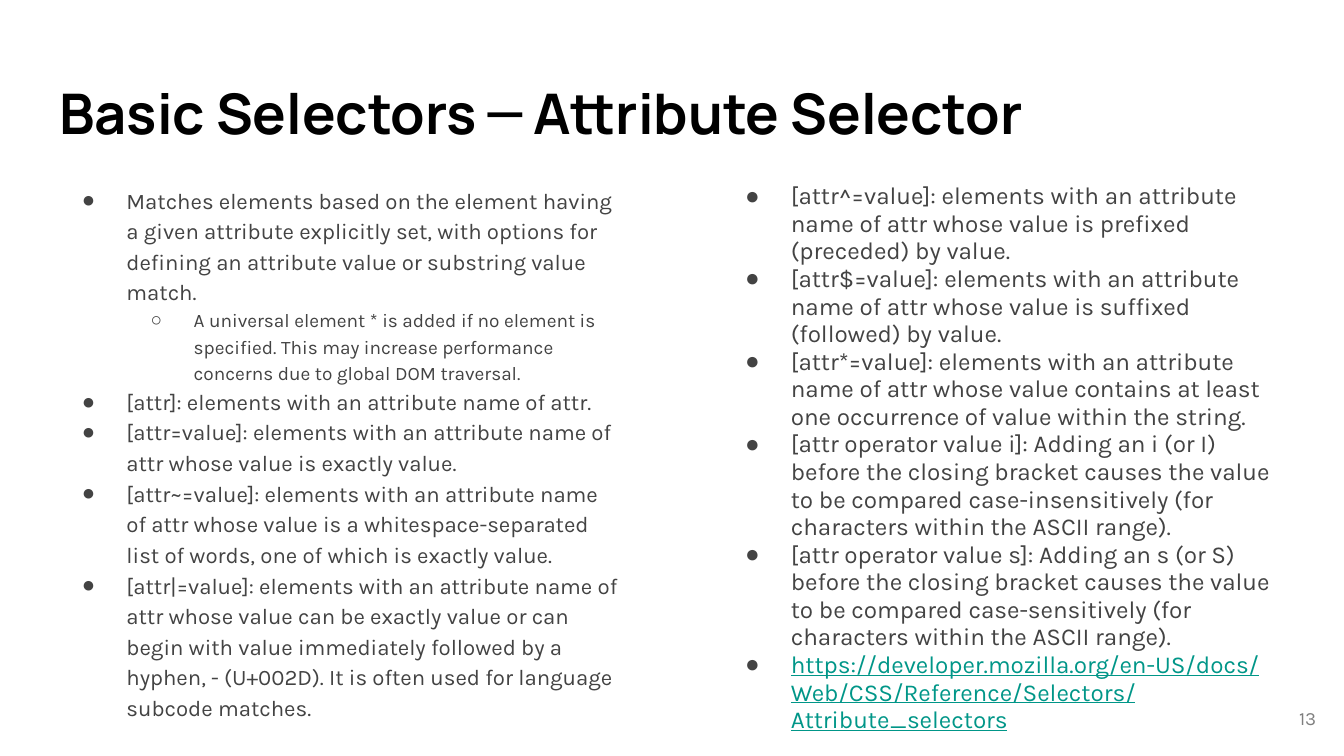
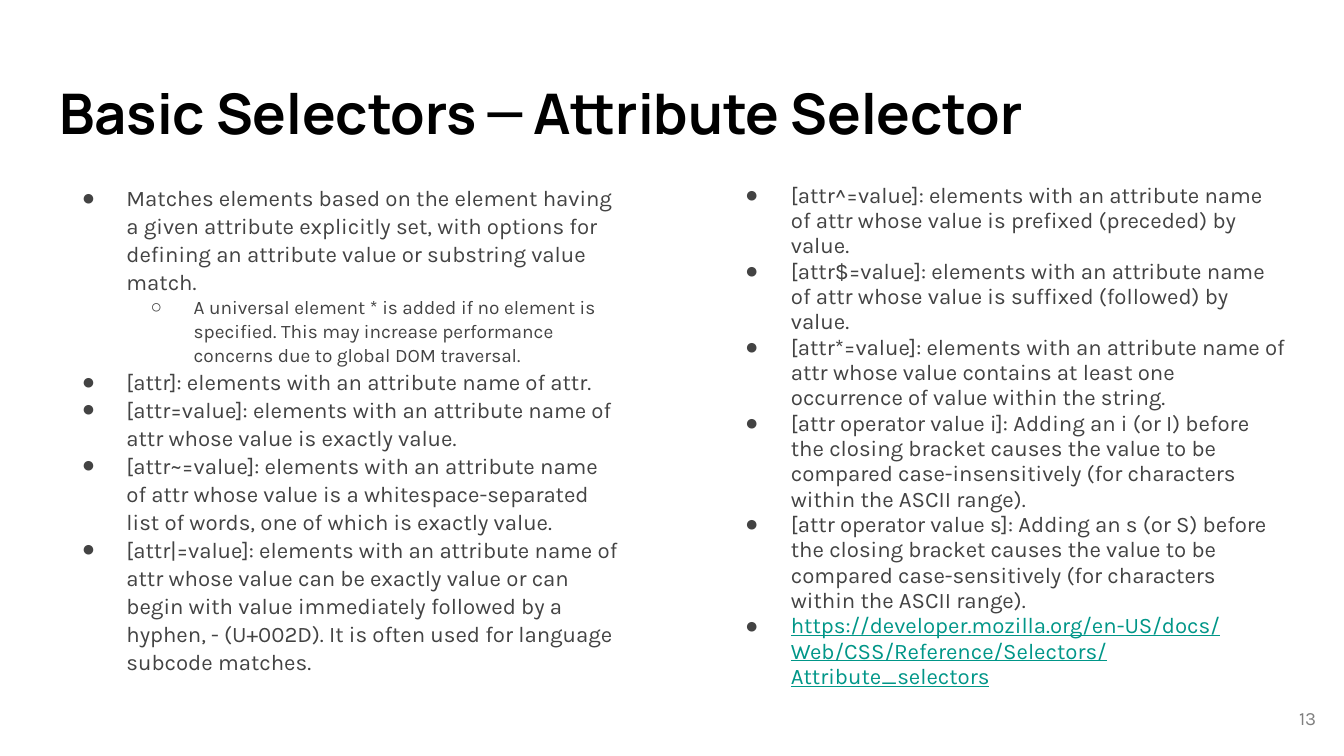
Before and after one commit to lancwyy/WebDev, a slide deck: slide 13 of Lecture_Materials/03-CSS.pptx. Drawn at 1344x756 pixels with LibreOffice and Linux fonts; fonts in the diff are those of the drawing. Boxes give left, top, right and bottom in pixels: in the first picture for what was removed or moved away, otherwise in the second. Text is boxed around its words. In the diff, an @@ line names an element or a change of style, - is before the commit and + after.

```diff
--- a/Lecture_Materials/03-CSS.pptx
+++ b/Lecture_Materials/03-CSS.pptx
@@ text "Matches elements based on the ..." at [126,191,618,671]: line spacing 1.15 to 1.05 @@
@@ text "[attr^=value]: elements with an attribute ..." at [791,186,1285,687]: size 12.9 to 11.9 pt @@
```
Also in this commit, not shown: 24 other slides changed, 1 slide added, 3 slides removed, 14 other files.
